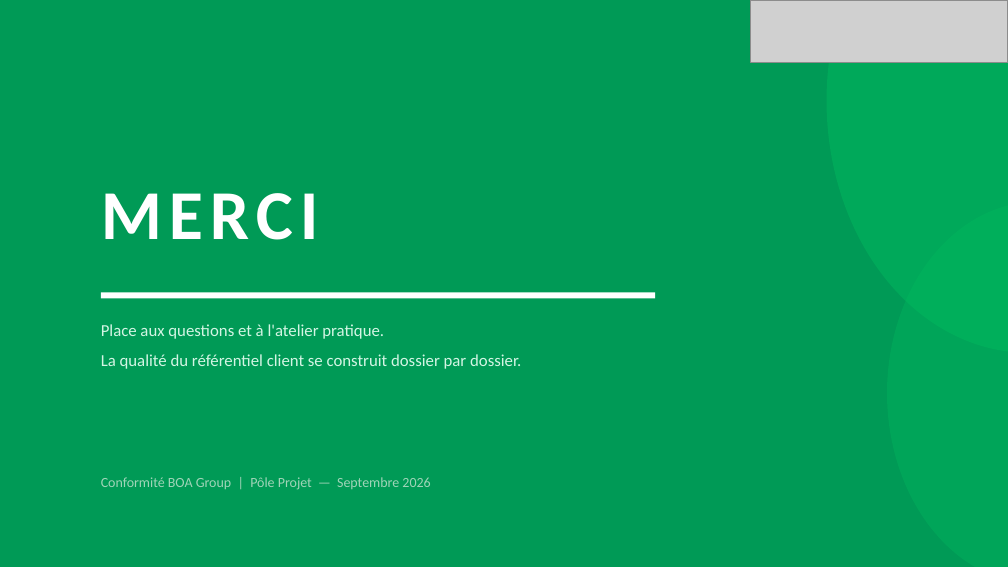
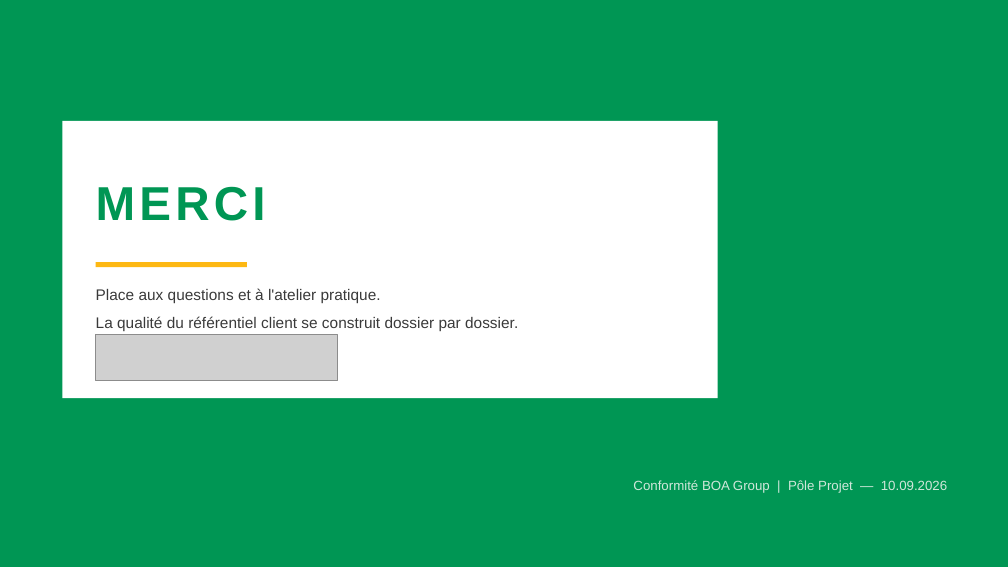
Before and after one commit to Conformite-Groupe/Fiabilisation_KYC, a slide deck: slide 20 of Formation_Plateforme_KYC_BOA_RDC.pptx. Drawn at 1008x567 pixels with LibreOffice and Linux fonts; fonts in the diff are those of the drawing; grey boxes stand for pictures; background and template pictures are left out. Boxes give left, top, right and bottom in pixels: in the first picture for what was removed or moved away, otherwise in the second. Text is boxed around its words. In the diff, an @@ line names an element or a change of style, - is before the commit and + after.

```diff
--- a/Formation_Plateforme_KYC_BOA_RDC.pptx
+++ b/Formation_Plateforme_KYC_BOA_RDC.pptx
@@ background #009A56 to picture (left out) @@
@@ picture removed at bbox=[751, 0, 1008, 62] @@
@@ ellipse removed at bbox=[827, 0, 1008, 353] @@
@@ rectangle: place and size @@
-rectangle at bbox=[101, 292, 655, 298]
+rectangle at bbox=[62, 121, 718, 398]
@@ text "MERCI" at bbox=[96, 186, 266, 221]: size 50 to 34 pt, font Calibri to Arial, text colour #FFFFFF to #009654, letter spacing 5 to 3 pt @@
@@ ellipse removed at bbox=[887, 202, 1008, 567] @@
@@ rectangle added at bbox=[96, 262, 247, 267], fill #FDB813 @@
@@ text "Place aux questions et à ...": place and size @@
-text "Place aux questions et à ..." at bbox=[101, 324, 521, 369]
+text "Place aux questions et à ..." at bbox=[96, 288, 518, 331]
@@ text "Place aux questions et à ..." at bbox=[96, 288, 518, 331]: size 12 to 11 pt, font Calibri to Arial, text colour #D4F5E4 to #3A3A3A; line spacing 1.1 to 1.15; less space between paragraphs @@
@@ picture added at bbox=[96, 335, 338, 381] @@
@@ text "Conformité BOA Group | Pôle ..." at bbox=[633, 480, 947, 493]: vertical alignment top to middle @@
@@ text at bbox=[633, 480, 947, 493]: text changed; size 10 to 9.5 pt; font Calibri to Arial; text colour #A0D4B8 to #CFE7DA @@
-Conformité BOA Group | Pôle Projet — Septembre 2026
+Conformité BOA Group | Pôle Projet — 10.09.2026
```
Also in this commit, not shown: 19 other slides changed, 9 other files.
